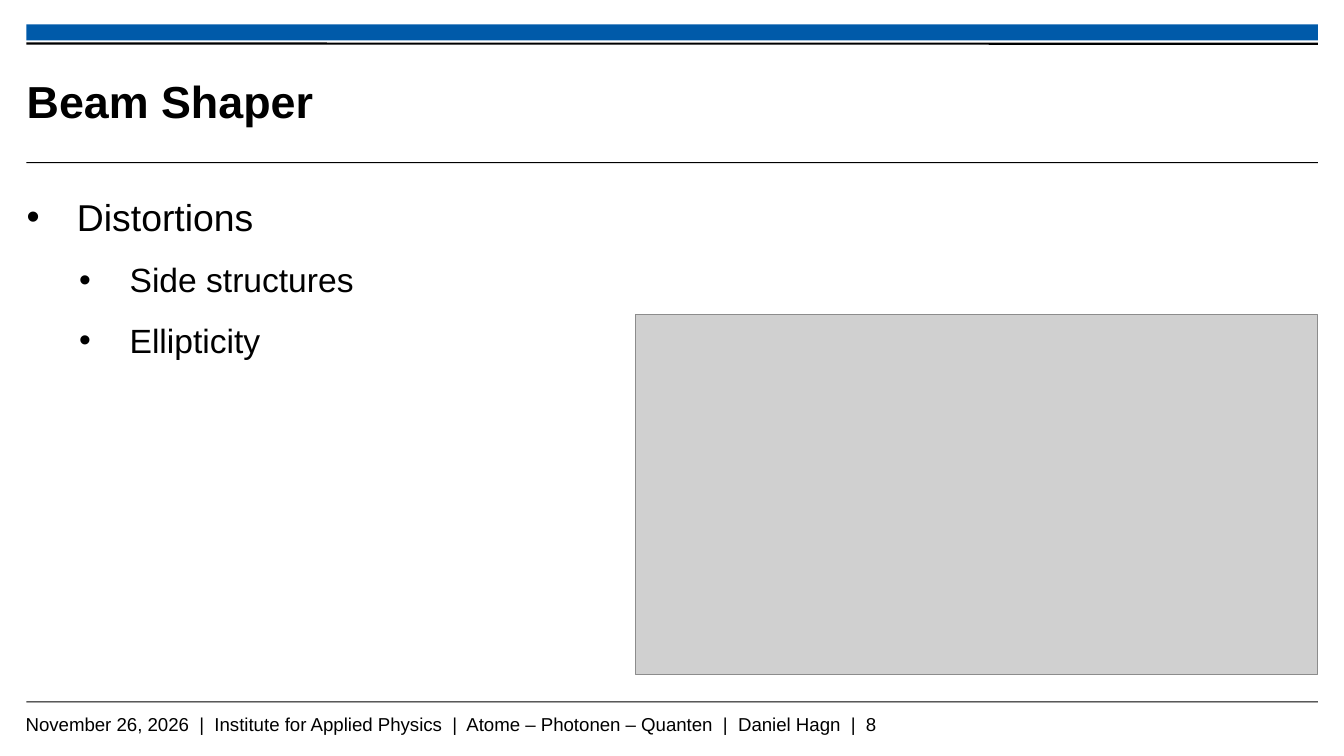
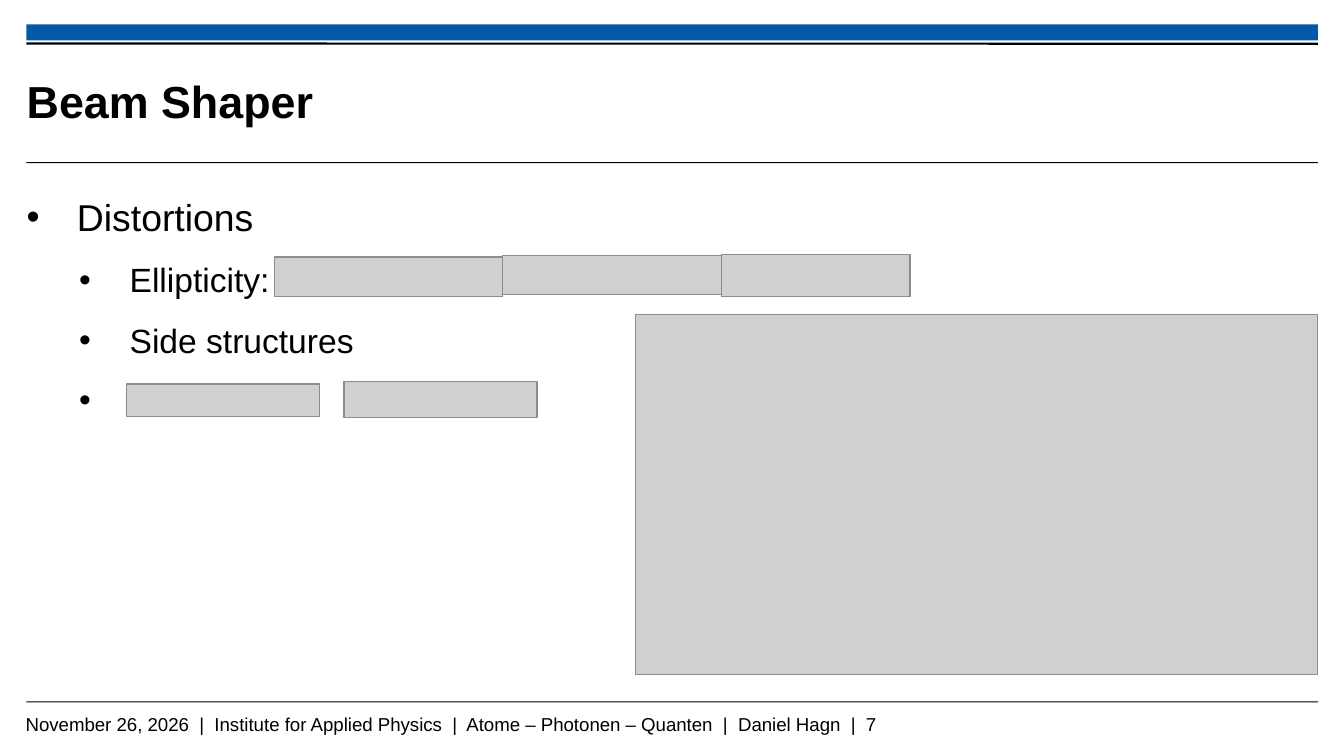
Before and after one commit to Daniel-Hagn-physik/Masterthesis_Backup, a slide deck: slide 7 of Hagn_Daniel_Mastervortrag.pptx (slide 8 before the commit). Drawn at 1344x756 pixels with LibreOffice and Linux fonts; fonts in the diff are those of the drawing; grey boxes stand for pictures; background and template pictures are left out. Boxes give left, top, right and bottom in pixels: in the first picture for what was removed or moved away, otherwise in the second. Text is boxed around its words. In the diff, an @@ line names an element or a change of style, - is before the commit and + after.

```diff
--- a/Hagn_Daniel_Mastervortrag.pptx
+++ b/Hagn_Daniel_Mastervortrag.pptx
@@ text at (x1=130, y1=267, x2=270, y2=298): paragraph added @@
+    • Ellipticity:
@@ picture added at (x1=274, y1=257, x2=503, y2=297) @@
@@ picture added at (x1=503, y1=255, x2=722, y2=294) @@
@@ picture added at (x1=722, y1=254, x2=910, y2=297) @@
@@ text at (x1=130, y1=328, x2=261, y2=359): paragraph removed @@
-    • Ellipticity
@@ picture added at (x1=126, y1=384, x2=320, y2=417) @@
@@ picture added at (x1=344, y1=382, x2=538, y2=418) @@
@@ text at (x1=26, y1=717, x2=876, y2=735): text changed @@
-November 26, 2026 | Institute for Applied Physics | Atome – Photonen – Quanten | Daniel Hagn | 8
+November 26, 2026 | Institute for Applied Physics | Atome – Photonen – Quanten | Daniel Hagn | 7
```
Also in this commit, not shown: 5 other slides changed, 1 slide removed.
